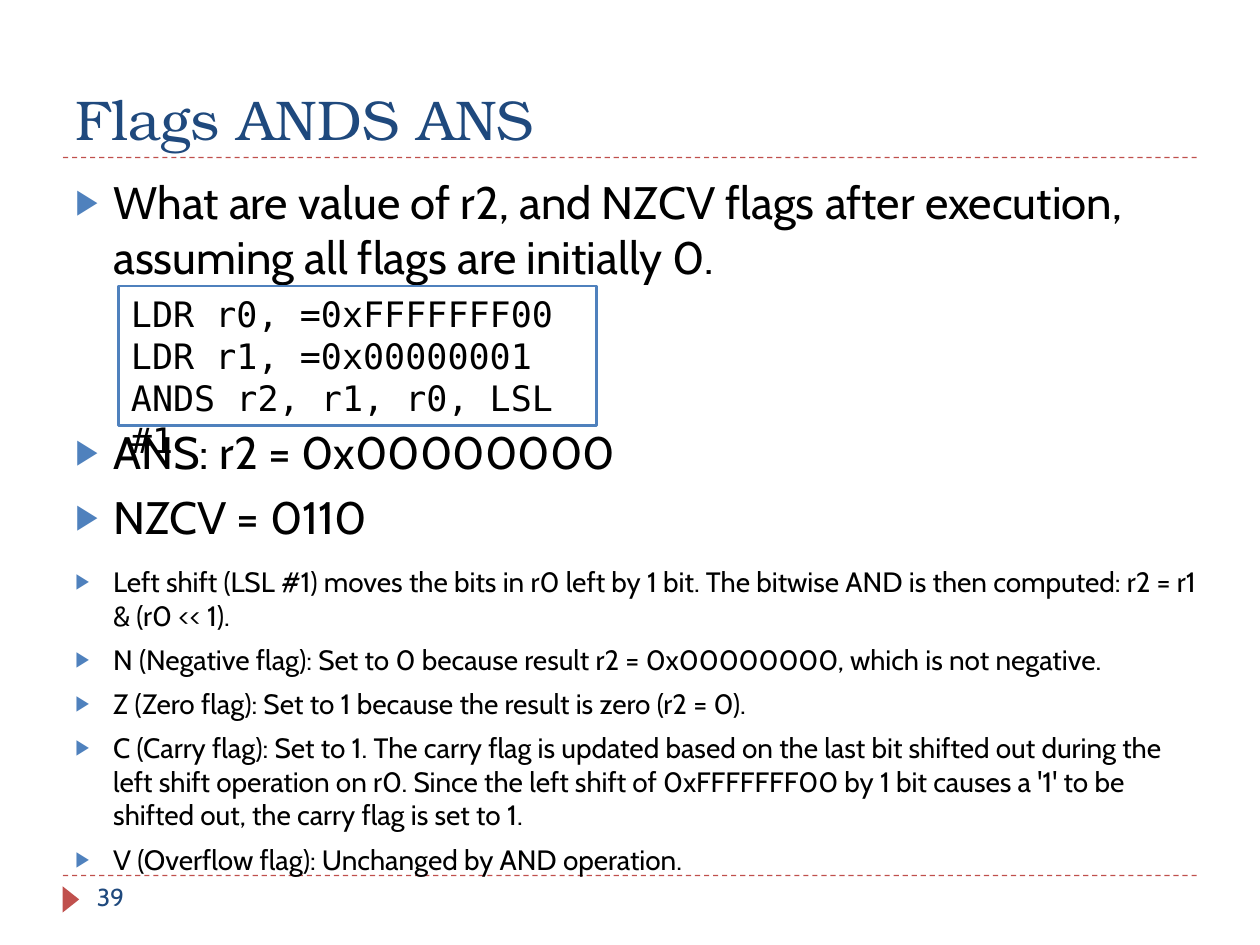
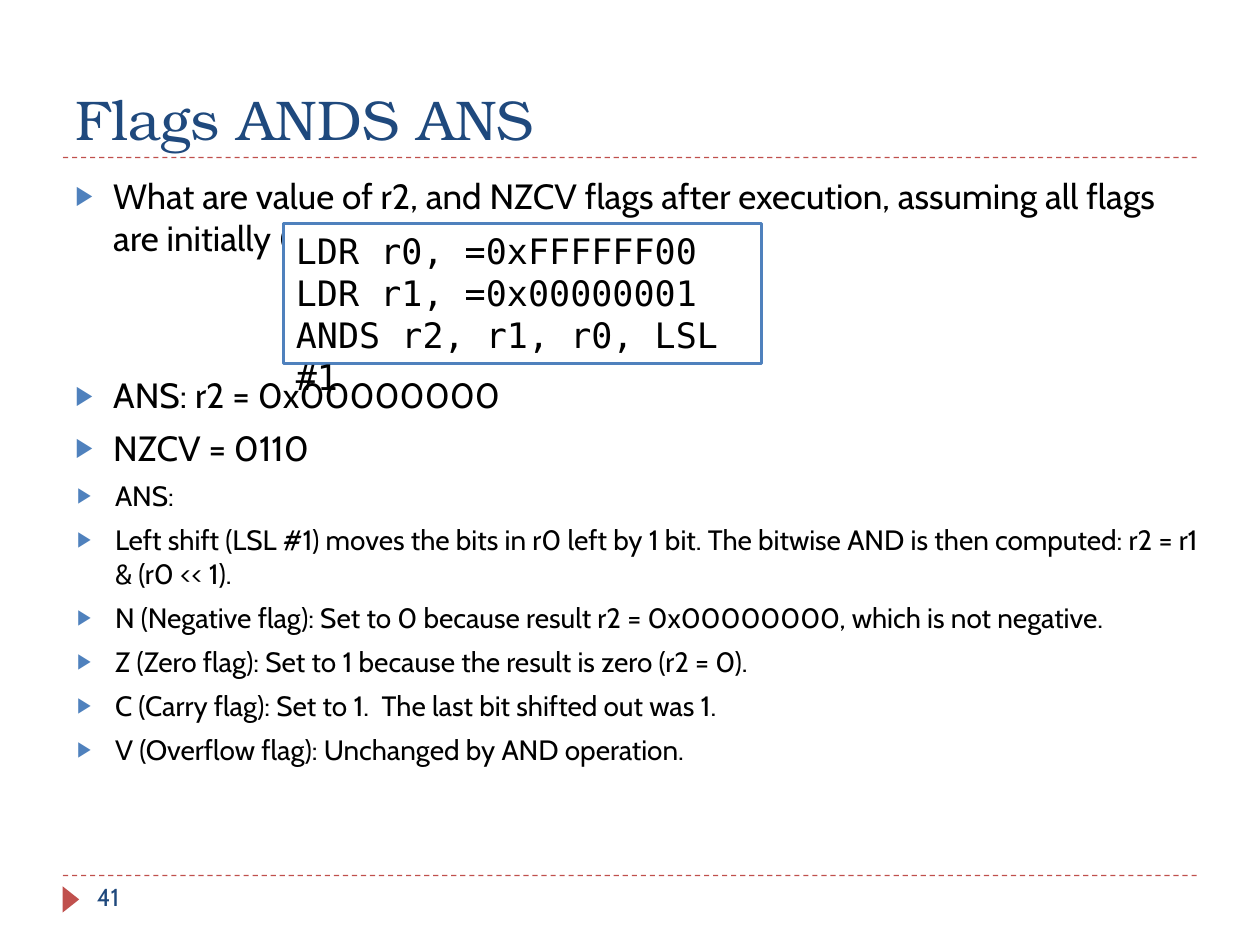
Before and after one commit to guhofstra/CSC111Fa25, a slide deck: slide 41 of PPTs/Ch4_ARM_Arithmetic_Logic_Exercises_ANS.pptx (slide 39 before the commit). Drawn at 1260x945 pixels with LibreOffice and Linux fonts; fonts in the diff are those of the drawing. Boxes give left, top, right and bottom in pixels: in the first picture for what was removed or moved away, otherwise in the second. Text is boxed around its words. In the diff, an @@ line names an element or a change of style, - is before the commit and + after.

```diff
--- a/PPTs/Ch4_ARM_Arithmetic_Logic_Exercises_ANS.pptx
+++ b/PPTs/Ch4_ARM_Arithmetic_Logic_Exercises_ANS.pptx
@@ text "What are value of r2, ..." at (x1=113, y1=182, x2=1155, y2=462): size 26 to 20 pt @@
@@ rectangle "LDR r0, =0xFFFFFF00" moved from (x1=118, y1=286, x2=596, y2=426) to (x1=284, y1=223, x2=761, y2=363) @@
@@ text in rectangle at (x1=296, y1=238, x2=697, y2=269): text changed @@
-LDR r0, =0xFFFFFFF00
+LDR r0, =0xFFFFFF00
@@ text "ANS:" moved from (x1=113, y1=571, x2=1196, y2=876) to (x1=115, y1=486, x2=1198, y2=767) @@
@@ text at (x1=115, y1=486, x2=174, y2=507): paragraph added @@
+▶ ANS:
@@ text at (x1=115, y1=695, x2=717, y2=723): text changed @@
-▶ C (Carry flag): Set to 1. The carry flag is updated based on the last bit shifted out during the left shift operation on r0. Since the left shift of 0xFFFFFFF00 by 1 bit causes a '1' to be shifted out, the carry flag is set to 1.
+▶ C (Carry flag): Set to 1. The last bit shifted out was 1.
@@ page number at (x1=97, y1=889, x2=119, y2=906): text changed @@
-39
+41
```
Also in this commit, not shown: 13 other slides changed, 2 slides added, 6 other files.
